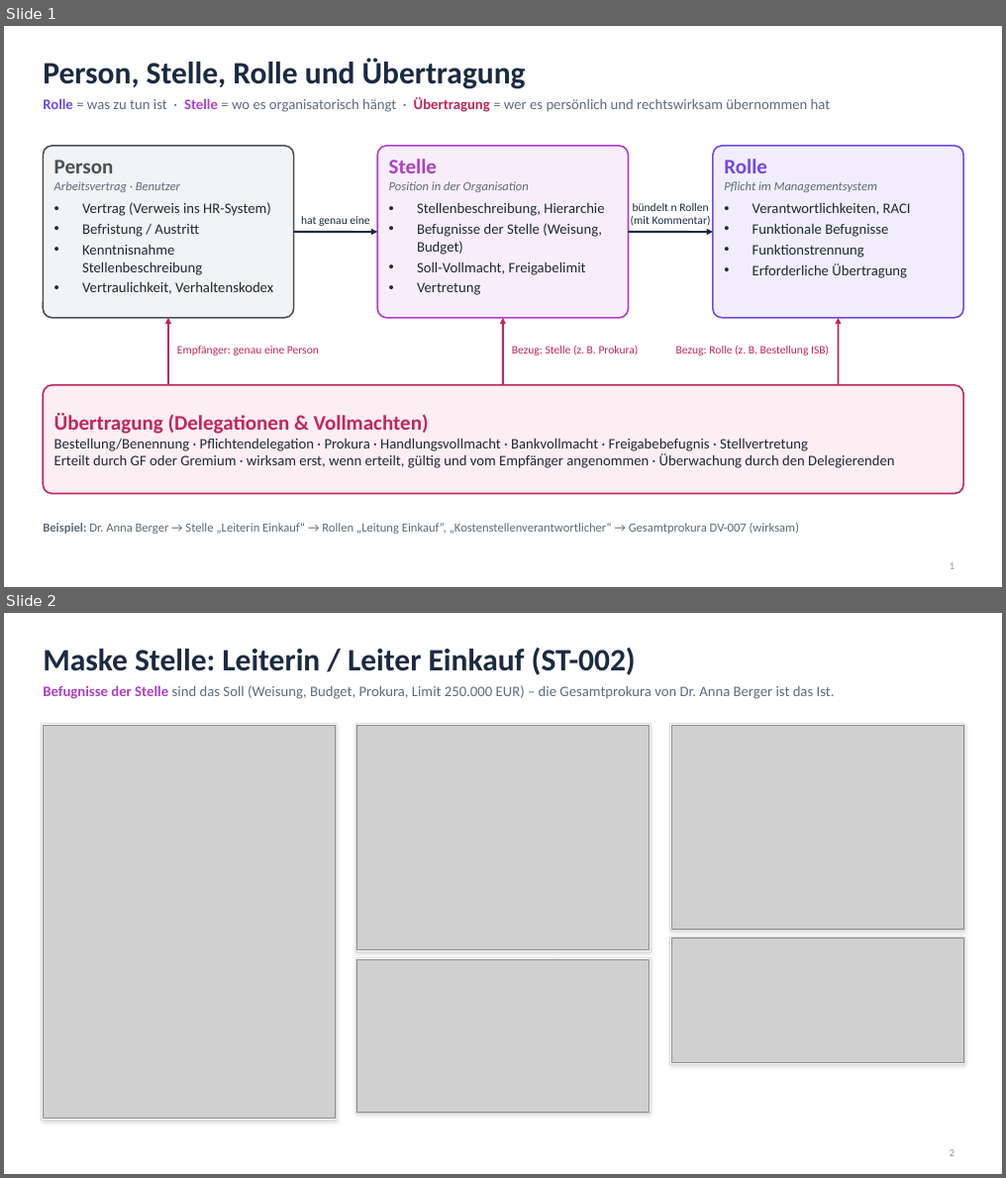
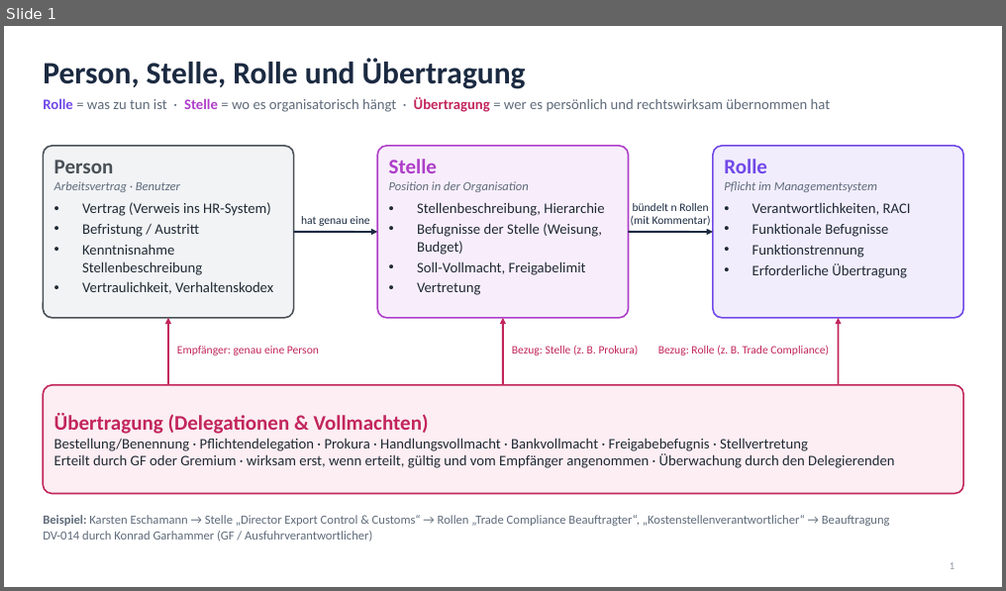
Before and after one commit to anOBdrMRas/GRC2, a slide deck: docs/folien-organisationsmodell.pptx. Shown one above the other, each under a label of ours: slides 1 and 2 before the commit, slide 1 after it. The pictures are 1006x1178 and 1006x591 pixels, drawn with LibreOffice and Linux fonts; fonts in the diff are those of the drawing; grey boxes stand for pictures. Boxes give left, top, right and bottom in pixels: in the first picture for what was removed or moved away, otherwise in the second. Text is boxed around its words. In the diff, an @@ line names an element or a change of style, - is before the commit and + after.

```diff
--- a/docs/folien-organisationsmodell.pptx
+++ b/docs/folien-organisationsmodell.pptx
@@ slide 2 removed at [4,613,1002,1174], background #FFFFFF @@
@@ title removed at [43,648,636,675] @@
-Maske Stelle: Leiterin / Leiter Einkauf (ST-002)
@@ text removed at [43,685,835,699] @@
-Befugnisse der Stelle sind das Soll (Weisung, Budget, Prokura, Limit 250.000 EUR) – die Gesamtprokura von Dr. Anna Berger ist das Ist.
@@ rectangle removed at [42,724,337,1120] @@
@@ picture removed at [43,725,335,1118] @@
@@ rectangle removed at [355,724,650,953] @@
@@ picture removed at [357,725,649,951] @@
@@ rectangle removed at [670,724,965,931] @@
@@ picture removed at [672,725,963,929] @@
@@ rectangle removed at [670,937,965,1064] @@
@@ picture removed at [672,938,963,1062] @@
@@ rectangle removed at [355,959,650,1114] @@
@@ picture removed at [357,959,649,1112] @@
@@ page number removed at [949,1150,954,1157] @@
-2
@@ slide 1 changed as well @@
@@ text at [658,345,829,356]: text changed @@
-Bezug: Rolle (z. B. Bestellung ISB)
+Bezug: Rolle (z. B. Trade Compliance)
@@ text at [43,515,890,542]: text changed @@
-Beispiel: Dr. Anna Berger → Stelle „Leiterin Einkauf“ → Rollen „Leitung Einkauf“, „Kostenstellenverantwortlicher“ → Gesamtprokura DV-007 (wirksam)
+Beispiel: Karsten Eschamann → Stelle „Director Export Control & Customs“ → Rollen „Trade Compliance Beauftragter“, „Kostenstellenverantwortlicher“ → Beauftragung DV-014 durch Konrad Garhammer (GF / Ausfuhrverantwortlicher)
```
Also in this commit, not shown: 1 other slide changed, 2 slides added, 1 other slide removed, 1 other file.
